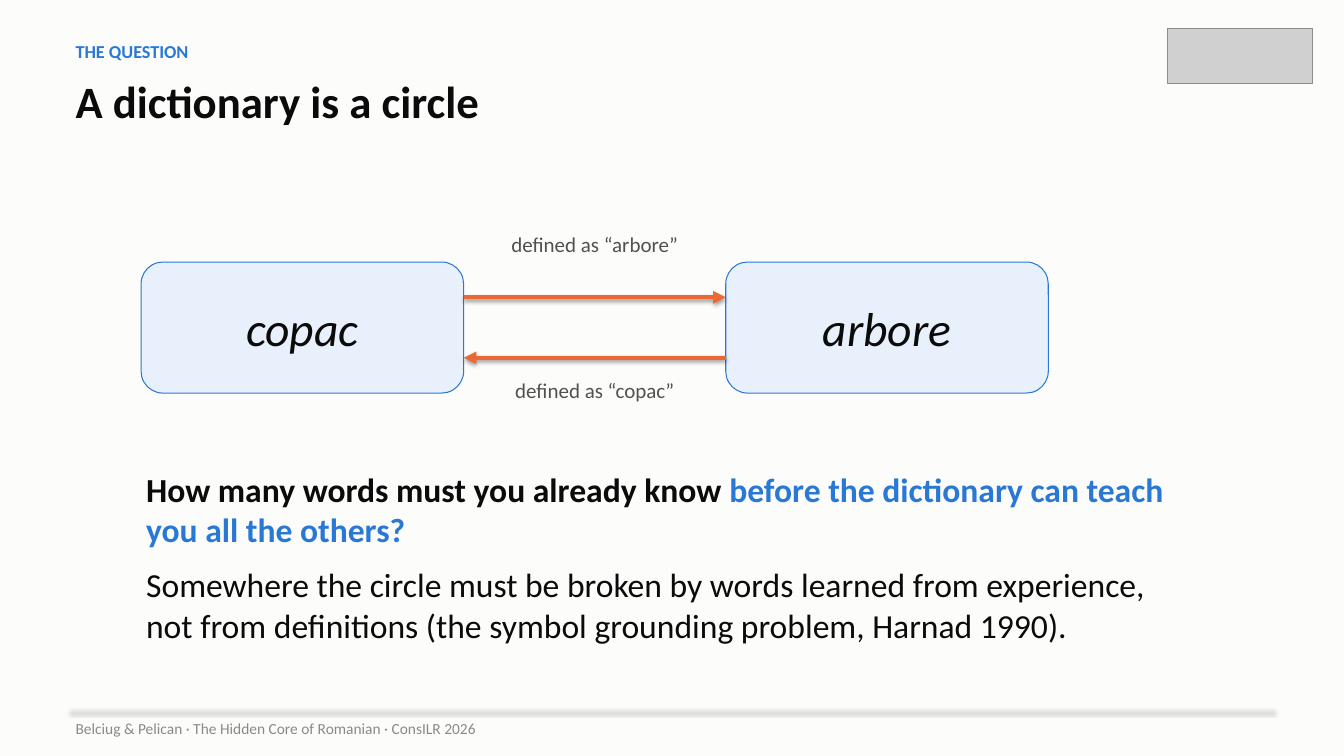
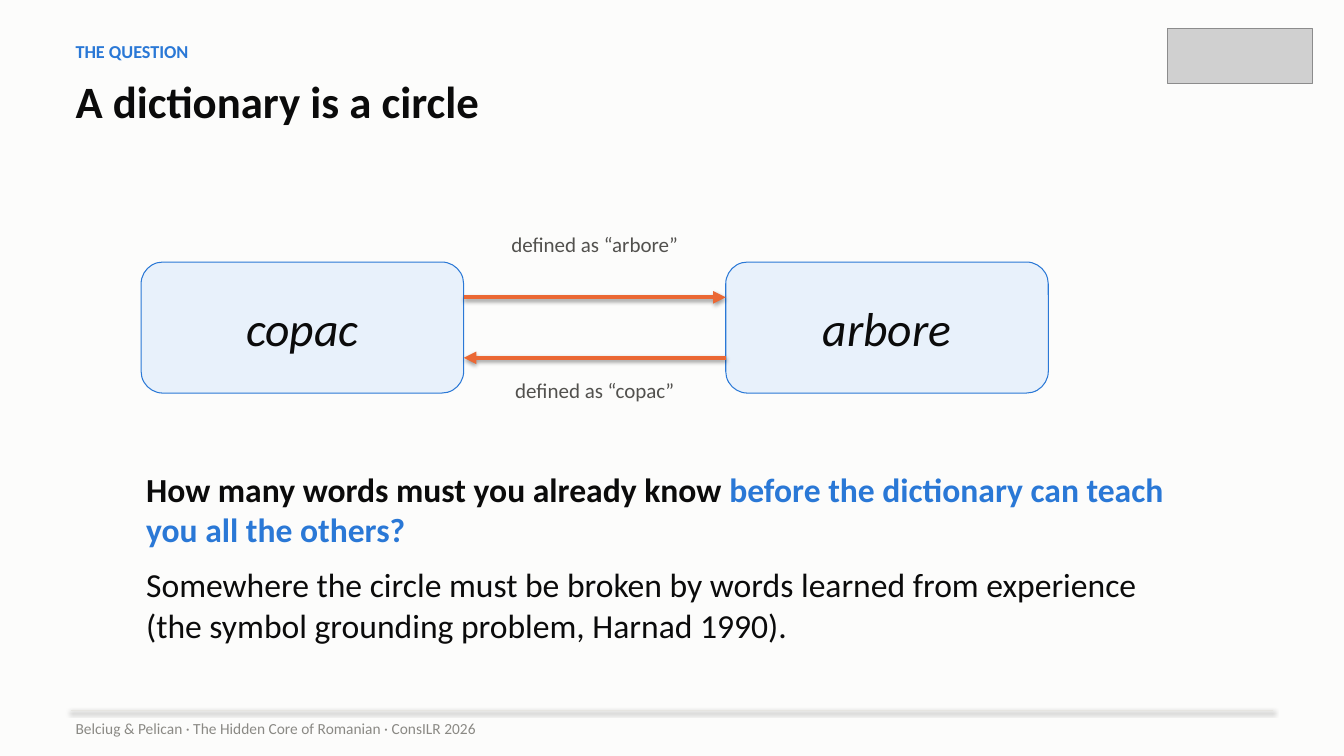
Before and after one commit to ovladon/hidden-core-romanian, a slide deck: slide 2 of slides/HiddenCore_ConsILR2026.pptx. Drawn at 1344x756 pixels with LibreOffice and Linux fonts; fonts in the diff are those of the drawing; grey boxes stand for pictures. Boxes give left, top, right and bottom in pixels: in the first picture for what was removed or moved away, otherwise in the second. Text is boxed around its words. In the diff, an @@ line names an element or a change of style, - is before the commit and + after.

```diff
--- a/slides/HiddenCore_ConsILR2026.pptx
+++ b/slides/HiddenCore_ConsILR2026.pptx
@@ text at box(146, 573, 1136, 644): text changed @@
-Somewhere the circle must be broken by words learned from experience, not from definitions (the symbol grounding problem, Harnad 1990).
+Somewhere the circle must be broken by words learned from experience (the symbol grounding problem, Harnad 1990).
```
Also in this commit, not shown: 9 other slides changed, 37 other files.
